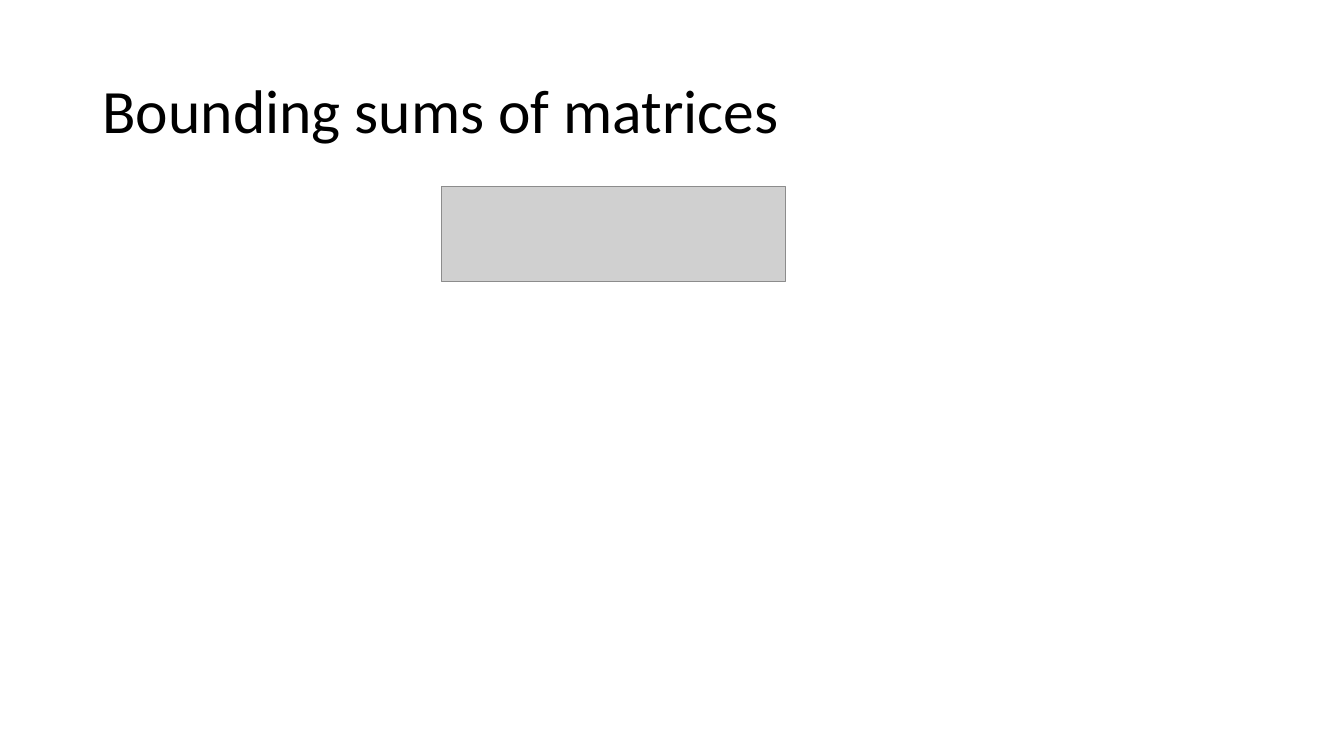
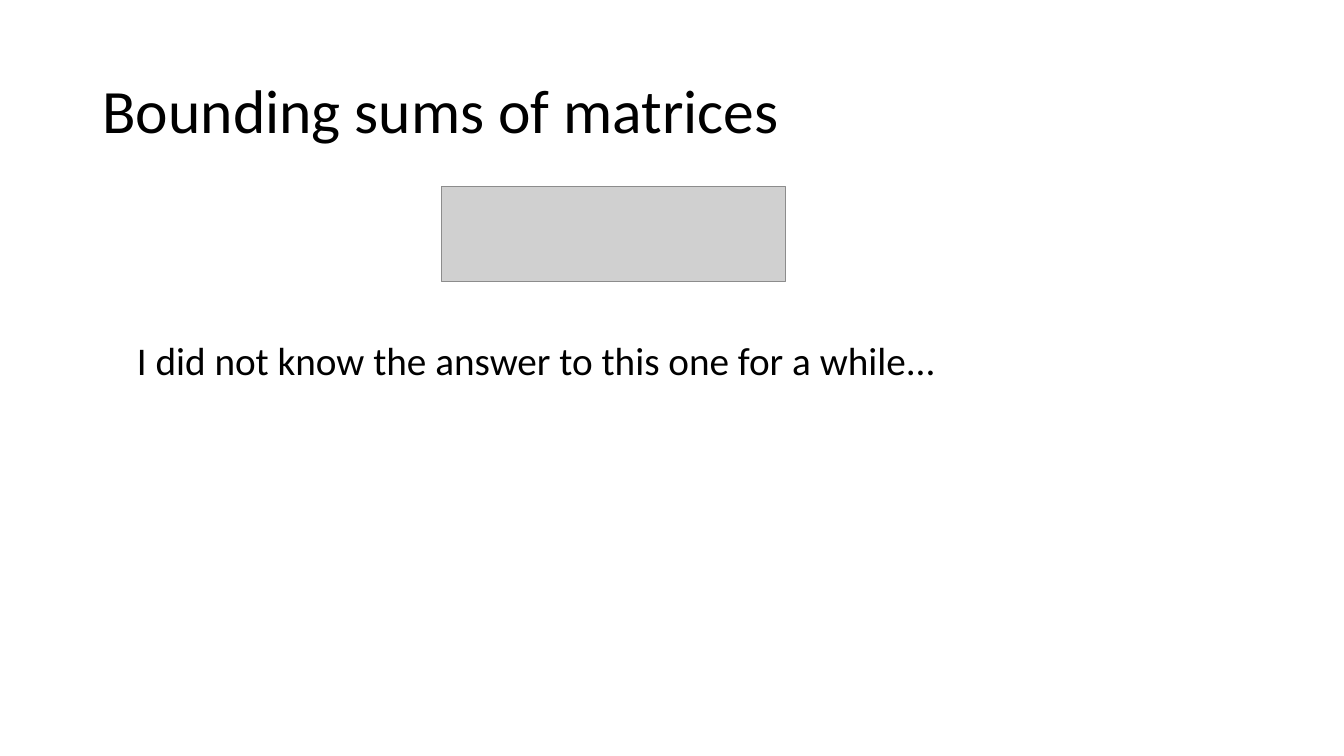
Before and after one commit to zkarnin/density_sketch, a slide deck: slide 16 of presentation.pptx. Drawn at 1344x756 pixels with LibreOffice and Linux fonts; fonts in the diff are those of the drawing; grey boxes stand for pictures. Boxes give left, top, right and bottom in pixels: in the first picture for what was removed or moved away, otherwise in the second. Text is boxed around its words. In the diff, an @@ line names an element or a change of style, - is before the commit and + after.

```diff
--- a/presentation.pptx
+++ b/presentation.pptx
@@ text added at [137, 347, 936, 376], 28 pt, text #000000 @@
+I did not know the answer to this one for a while...
```
Also in this commit, not shown: 10 other slides changed, 2 slides added, 1 slide removed.
